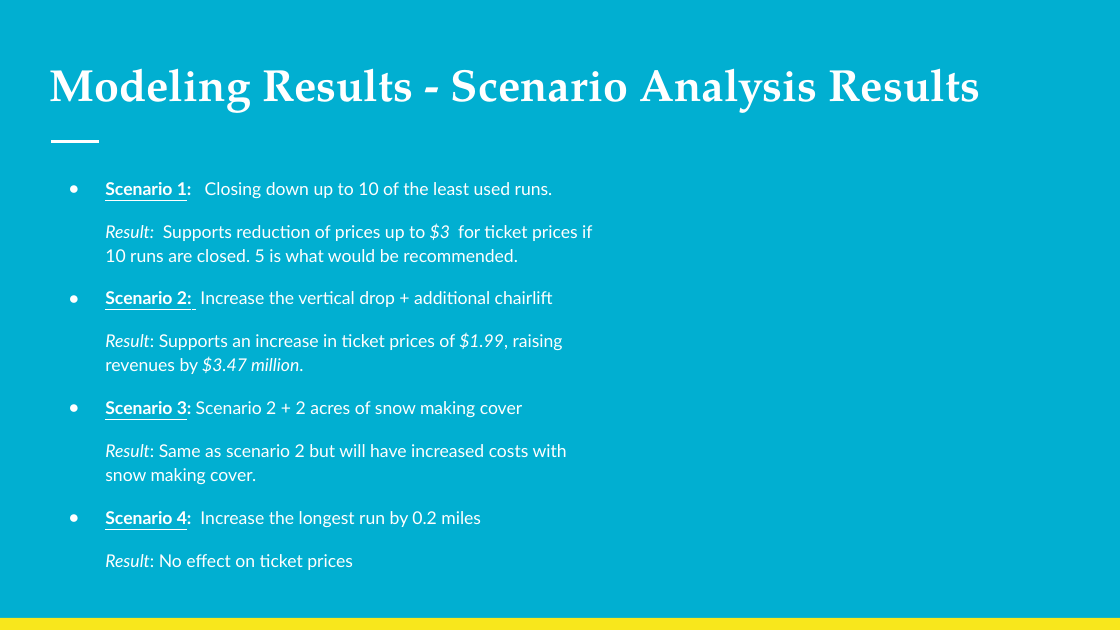
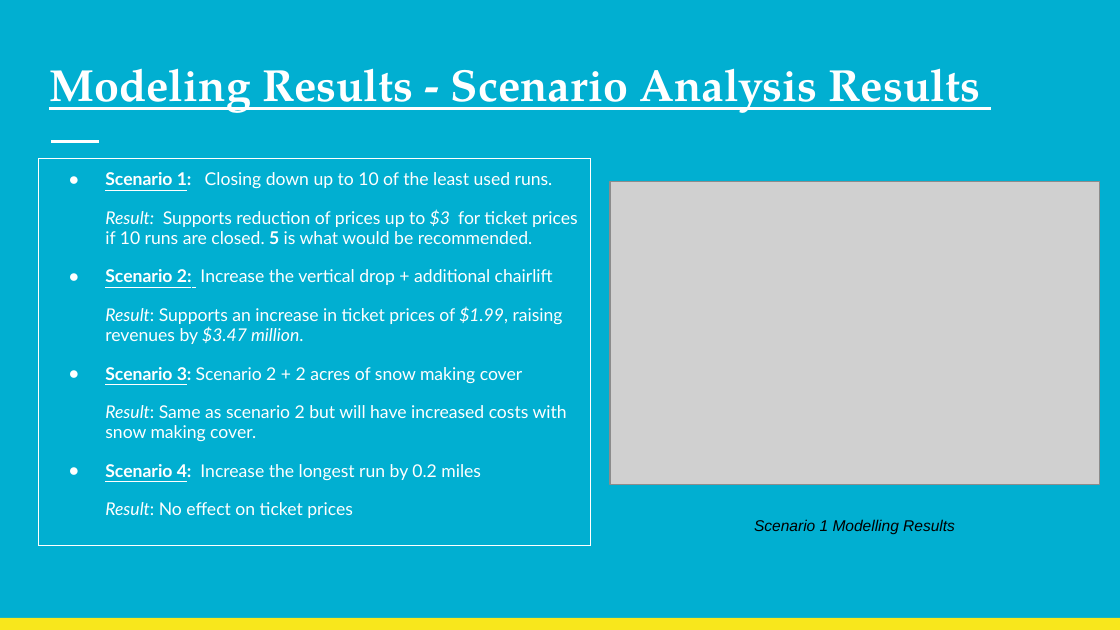
Before and after one commit to benjaminbellman/DataScienceGuidedCapstone, a slide deck: slide 9 of Big_Mountain_Resort_Pricing_Strategy.pptx. Drawn at 1120x630 pixels with LibreOffice and Linux fonts; fonts in the diff are those of the drawing; grey boxes stand for pictures. Boxes give left, top, right and bottom in pixels: in the first picture for what was removed or moved away, otherwise in the second. Text is boxed around its words. In the diff, an @@ line names an element or a change of style, - is before the commit and + after.

```diff
--- a/Big_Mountain_Resort_Pricing_Strategy.pptx
+++ b/Big_Mountain_Resort_Pricing_Strategy.pptx
@@ title "Modeling Results - Scenario Analysis ..." at [49,68,980,113]: underline on @@
@@ text "Scenario 1: Closing down up ...": place and size @@
-text "Scenario 1: Closing down up ..." at [105,182,592,570]
+text "Scenario 1: Closing down up ..." at [38,159,590,547]
@@ text "Scenario 1: Closing down up ..." at [38,159,590,547]: bold on in "5"; line spacing 1.15 to 0.95; outline none to #FFFFFF 0.75 pt @@
@@ picture added at [610,181,1100,484] @@
@@ text added at [754,519,955,535], 10 pt, text #000000, italic @@
+Scenario 1 Modelling Results
```
Also in this commit, not shown: 8 other slides changed, 1 slide added, 1 slide removed, 2 other files.
